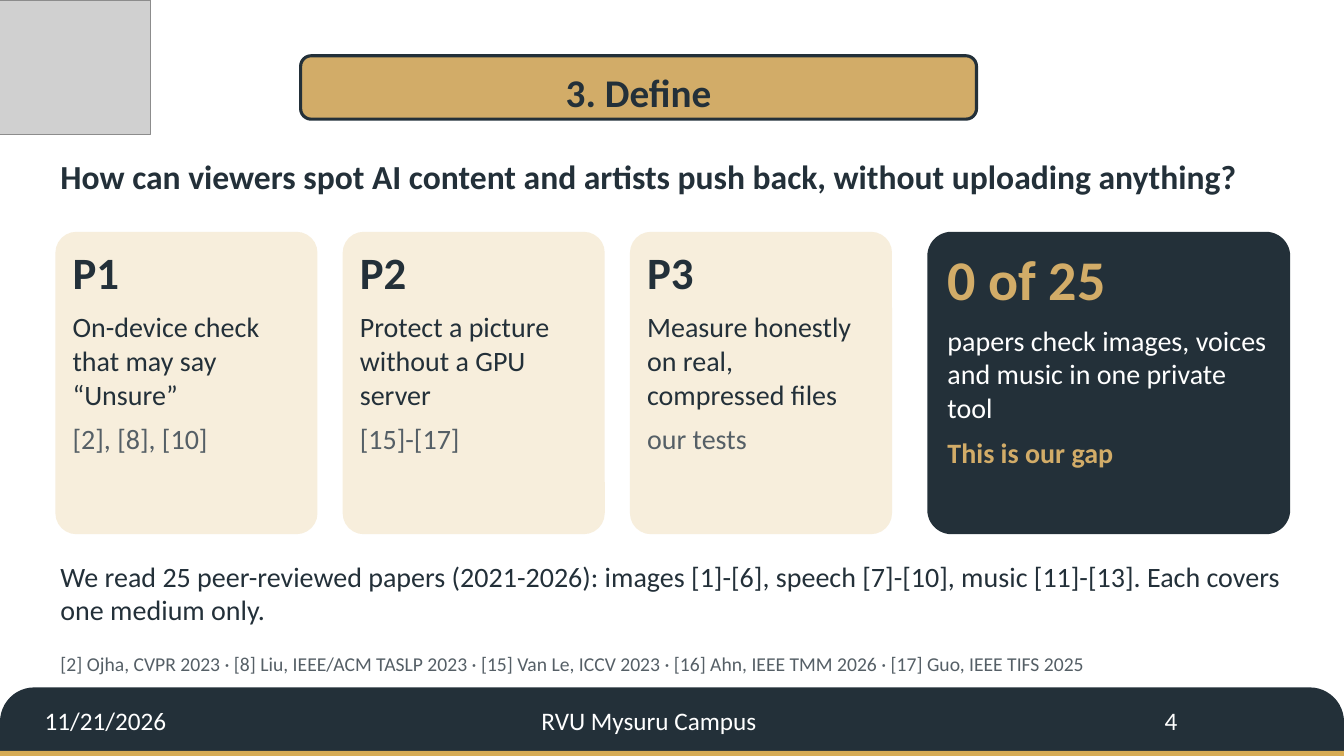
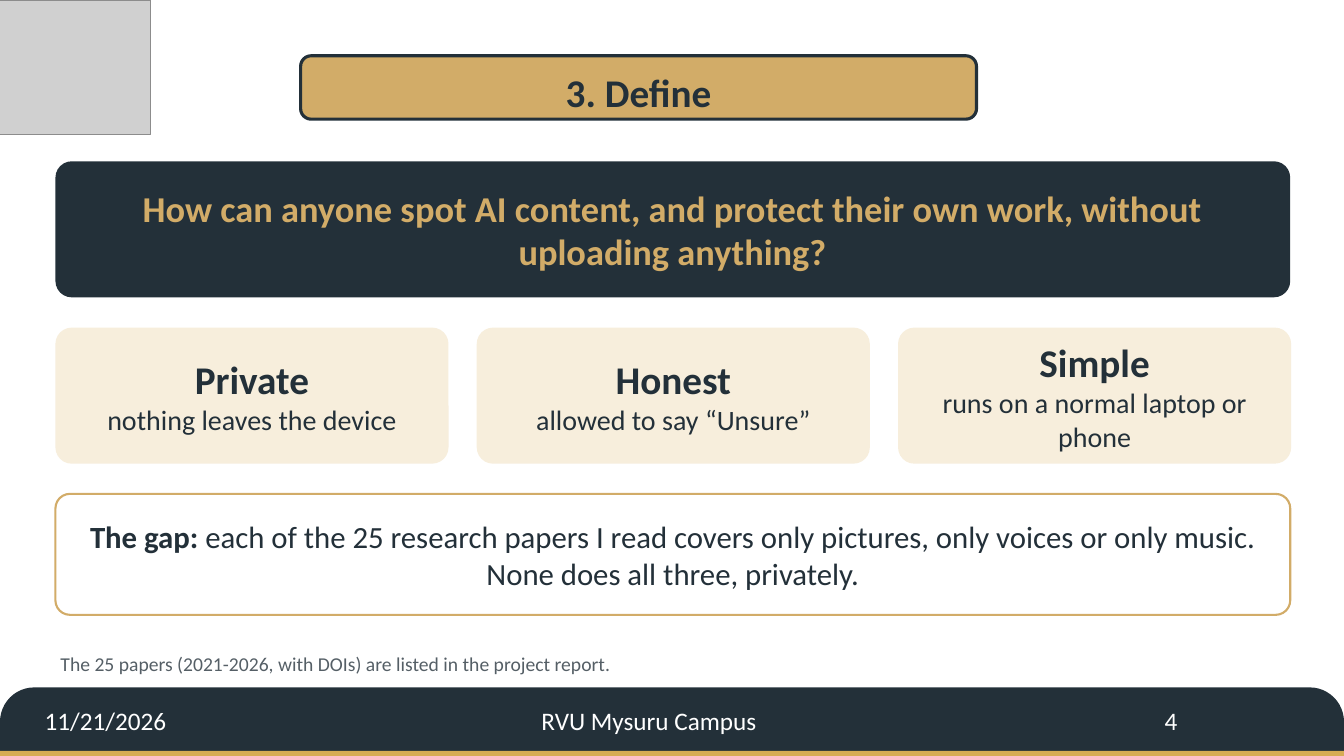
Before and after one commit to YajatGhule/ai-poisoner, a slide deck: slide 4 of sidt/SIDT_Jury_Deck_G14.pptx. Drawn at 1344x756 pixels with LibreOffice and Linux fonts; fonts in the diff are those of the drawing; grey boxes stand for pictures; background and template pictures are left out. Boxes give left, top, right and bottom in pixels: in the first picture for what was removed or moved away, otherwise in the second. Text is boxed around its words. In the diff, an @@ line names an element or a change of style, - is before the commit and + after.

Commit message:
SIDT: solo report and simpler jury deck with flowcharts

```diff
--- a/sidt/SIDT_Jury_Deck_G14.pptx
+++ b/sidt/SIDT_Jury_Deck_G14.pptx
@@ rounded rectangle "How can anyone spot AI ..." resized from (x1=60, y1=165, x2=1236, y2=195) to (x1=55, y1=161, x2=1291, y2=297) @@
@@ rounded rectangle "How can anyone spot AI ..." at (x1=55, y1=161, x2=1291, y2=297): vertical alignment top to middle; fill none to #233039 @@
@@ text in rounded rectangle at (x1=143, y1=196, x2=1201, y2=271): text changed; size 24 to 26 pt; text colour #233039 to #D2AC68 @@
-How can viewers spot AI content and artists push back, without uploading anything?
+How can anyone spot AI content, and protect their own work, without uploading anything?
@@ rounded rectangle removed at (x1=343, y1=232, x2=605, y2=534) @@
@@ rounded rectangle removed at (x1=630, y1=232, x2=892, y2=534) @@
@@ rounded rectangle removed at (x1=928, y1=232, x2=1291, y2=534) @@
@@ text removed at (x1=73, y1=260, x2=259, y2=453) @@
-P1
-On-device check that may say “Unsure”
-[2], [8], [10]
@@ text removed at (x1=360, y1=259, x2=549, y2=453) @@
-P2
-Protect a picture without a GPU server
-[15]-[17]
@@ text removed at (x1=647, y1=259, x2=851, y2=449) @@
-P3
-Measure honestly on real, compressed files
-our tests
@@ text removed at (x1=947, y1=261, x2=1266, y2=468) @@
-0 of 25
-papers check images, voices and music in one private tool
-This is our gap
@@ rounded rectangle "Private" resized from (x1=55, y1=232, x2=318, y2=534) to (x1=55, y1=328, x2=449, y2=464) @@
@@ rounded rectangle "Private" at (x1=55, y1=328, x2=449, y2=464): proportions changed @@
@@ rounded rectangle added at (x1=477, y1=328, x2=870, y2=464), fill #F7EEDC, 20 pt, text #233039 @@
+Honest
+allowed to say “Unsure”
@@ rounded rectangle added at (x1=898, y1=328, x2=1292, y2=464), fill #F7EEDC, 20 pt, text #233039 @@
+Simple
+runs on a normal laptop or phone
@@ text in rounded rectangle at (x1=107, y1=366, x2=396, y2=435): text added @@
+Private
+nothing leaves the device
@@ rounded rectangle added at (x1=55, y1=494, x2=1291, y2=615), fill #FFFFFF, outline #D2AC68 1.5 pt, 22 pt, text #233039 @@
+The gap: each of the 25 research papers I read covers only pictures, only voices or only music. None does all three, privately.
@@ text removed at (x1=60, y1=566, x2=1280, y2=625) @@
-We read 25 peer-reviewed papers (2021-2026): images [1]-[6], speech [7]-[10], music [11]-[13]. Each covers one medium only.
@@ text at (x1=60, y1=657, x2=610, y2=675): text changed @@
-[2] Ojha, CVPR 2023 · [8] Liu, IEEE/ACM TASLP 2023 · [15] Van Le, ICCV 2023 · [16] Ahn, IEEE TMM 2026 · [17] Guo, IEEE TIFS 2025
+The 25 papers (2021-2026, with DOIs) are listed in the project report.
```
Also in this commit, not shown: 8 other slides changed, 1 slide added, 1 slide removed, 8 other files.
